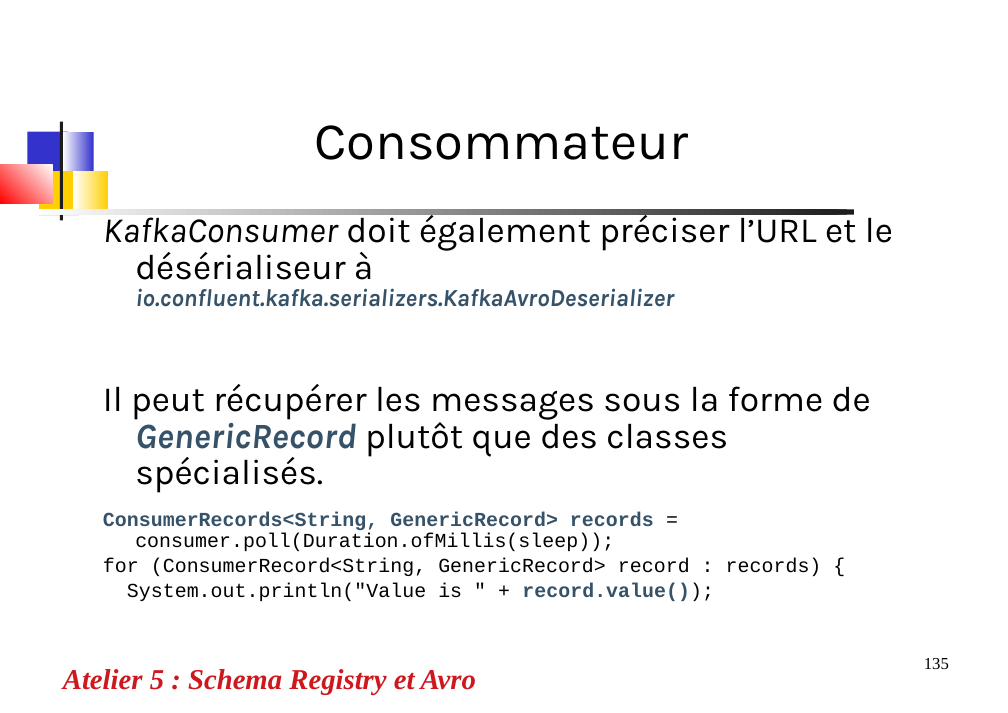
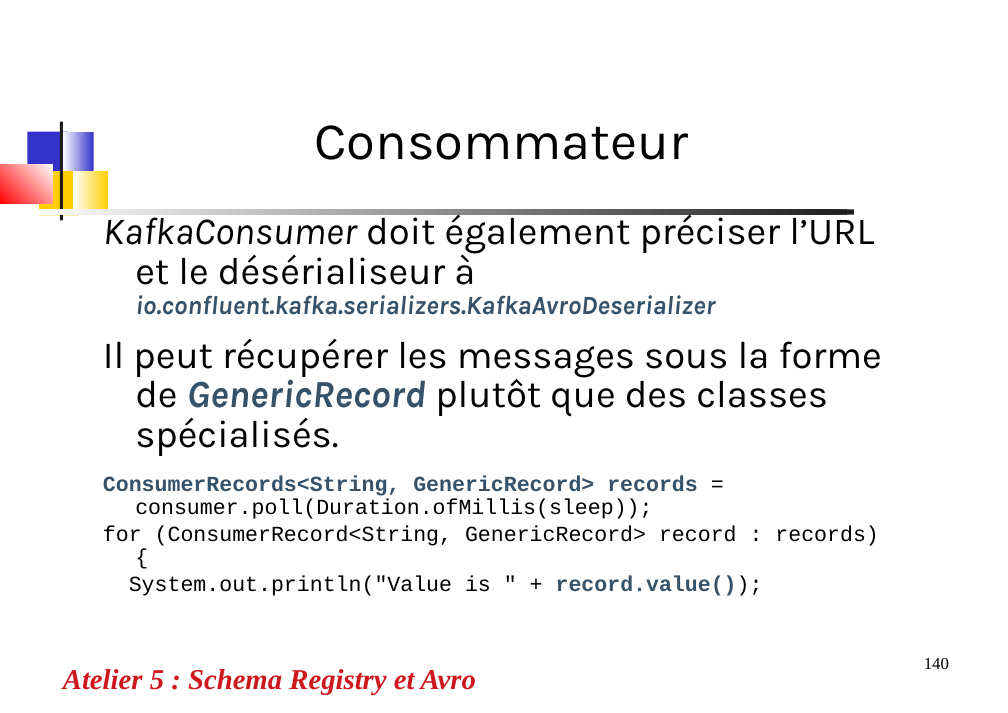
Before and after one commit to dthibau/kafka, a slide deck: slide 140 of KafkaAdmin.odp (slide 135 before the commit). Drawn at 1008x713 pixels with LibreOffice and Linux fonts; fonts in the diff are those of the drawing. Boxes give left, top, right and bottom in pixels: in the first picture for what was removed or moved away, otherwise in the second. Text is boxed around its words. In the diff, an @@ line names an element or a change of style, - is before the commit and + after.

```diff
--- a/KafkaAdmin.odp
+++ b/KafkaAdmin.odp
@@ text "KafkaConsumer doit également préciser l’URL ..." at <box>103,210,882,596</box>: size 29.6 to 32 pt in "KafkaConsumer doit également préciser l’URL et le ...", "Il peut récupérer les messages sous la ..."; size 20.4 to 22 pt in "io.confluent.kafka.serializers.KafkaAvroDeserializer"; size 16.6 to 18 pt in "ConsumerRecords<String, GenericRecord> records = consumer.po ...", "for (ConsumerRecord<String, GenericRecord> record : records) ...", "System.out.println("Value is " + record.value());" @@
@@ page number at <box>924,658,949,669</box>: text changed @@
-135
+140
```
Also in this commit, not shown: 5 other slides changed, 5 slides added, 7 other files.
